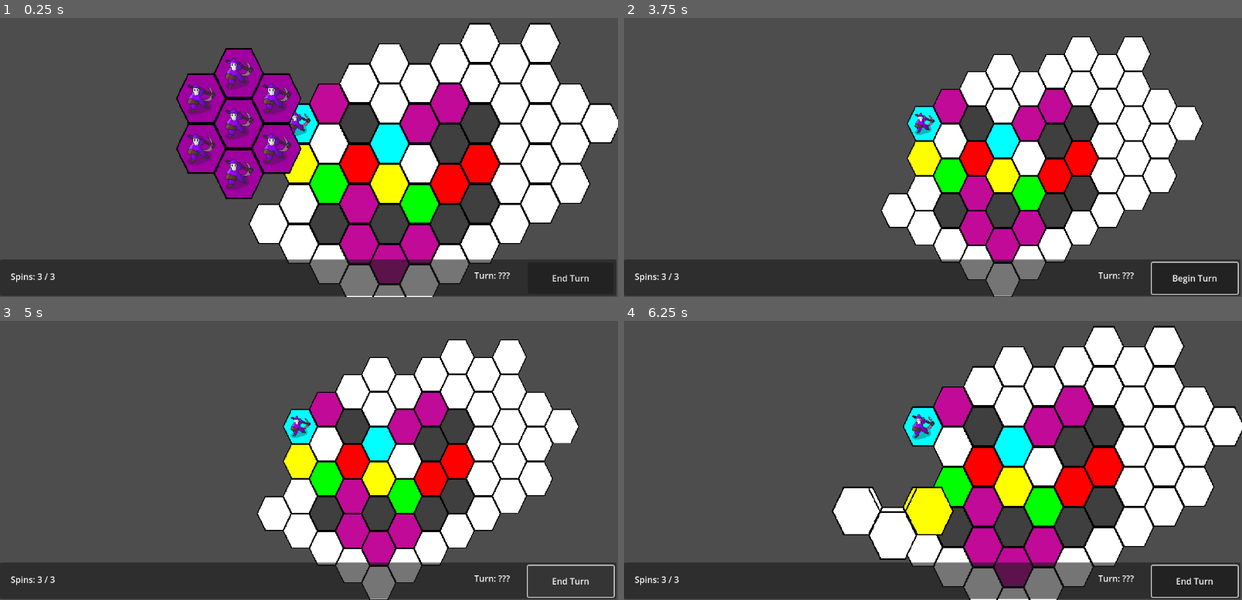
Above: before the commit, frames 1-4 (two rows, left to right).
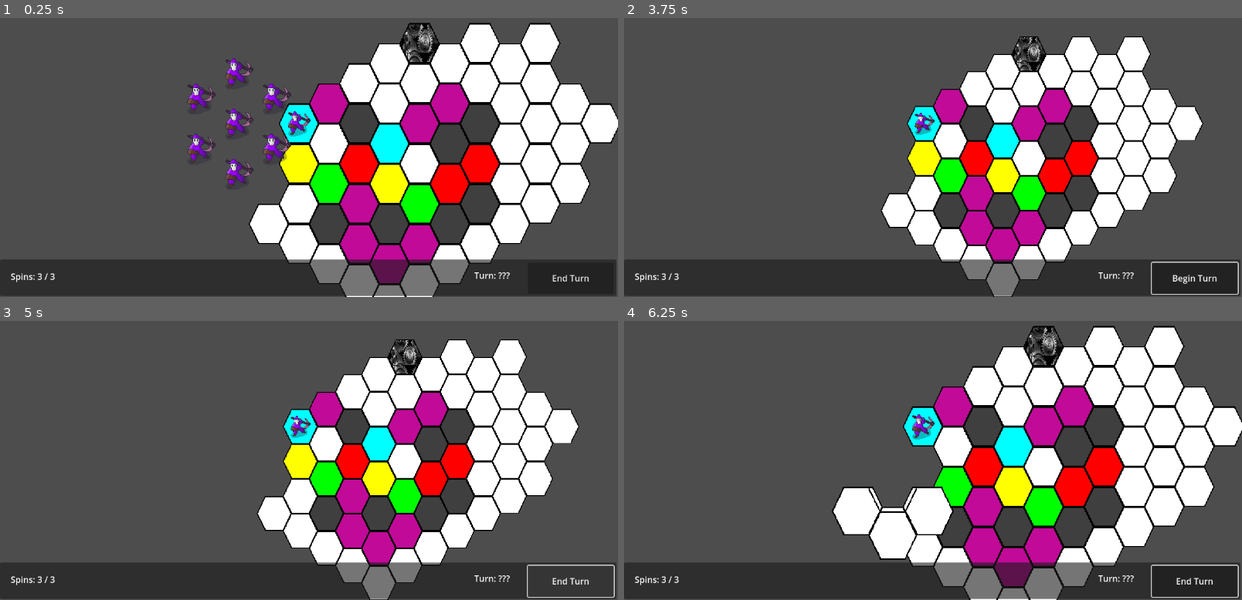
Above: after the commit, the same moments.

Repository: collin-wright1/pizza-jam
Game: Godot game, scene res://scenes/test_area.tscn
Same seed, same stepped clock (60 frames per second), same inputs: the game is played once before the commit and once after it.
Inputs (mouse positions are in pixels of both pictures, inside the frame that each line leads up to):
- Up to frame 1 (0.25 s): no input
- Up to frame 2 (3.75 s): click "End Turn" at 0.5 s; tap Enter (ui_accept) at 1.25, 1.52, 2, 3.5 s; move the mouse to (1068, 107) at 1.27 s; hold Right (rotate_right) 1.28-2 s; hold Middle mouse button (move_camera) 1.28-2 s; click (1068, 107) at 1.42 s; drag from (809, 140) to (902, 193) at 2.02 s; click "Begin Turn" at 2.75 s; move the mouse to (994, 45) at 3.52 s; hold Right (rotate_right) from 3.53 s (still down); tap Mouse wheel down (zoom_out) at 3.6 s; click (994, 45) at 3.67 s
- Up to frame 3 (5 s): release Right (rotate_right) at 4.25 s; click "Begin Turn" at 4.25 s
- Up to frame 4 (6.25 s): tap Enter (ui_accept) at 5, 6.02 s; drag from (902, 496) to (747, 374) at 5.02 s; move the mouse to (1118, 477) at 5.77 s; hold Left (rotate_left) from 5.78 s (still down); tap Mouse wheel up (zoom_in) at 5.85 s; click (1118, 477) at 5.92 s

The runs differ from the first frame. In frame 1, 6.6% of the frame differs, in the area x 28-72%, y 1-65%; in frame 2, 0.4%; in frame 3, 0.4%; in frame 4, 1.5%.

Commit message:
New tileset added

Diff:
--- a/scenes/test_area.tscn
+++ b/scenes/test_area.tscn
@@ -1,7 +1,7 @@
 [gd_scene load_steps=23 format=4 uid="uid://b72wqoj6jd72s"]
 
 [ext_resource type="Script" path="res://scripts/test_area.gd" id="1_ksqw7"]
-[ext_resource type="Texture2D" uid="uid://cd12eydfhe43q" path="res://sprites/tilemap.png" id="2_o6lid"]
+[ext_resource type="Texture2D" uid="uid://swgnuwd8ie1y" path="res://sprites/hexes.png" id="2_kp7va"]
 [ext_resource type="Texture2D" uid="uid://dluke1tljdocb" path="res://sprites/hexagon.png" id="3_wplyi"]
 [ext_resource type="Script" path="res://scripts/camera_controller.gd" id="4_1nbqs"]
 [ext_resource type="Texture2D" uid="uid://dtqovca3rbpnw" path="res://sprites/mousemagewip.png" id="4_16s7s"]
@@ -11,30 +11,15 @@
 [ext_resource type="Script" path="res://scripts/states/player_turn.gd" id="7_i7f5i"]
 [ext_resource type="Script" path="res://scripts/states/ai_turn.gd" id="8_p8aru"]
 
-[sub_resource type="TileSetAtlasSource" id="TileSetAtlasSource_4wao0"]
-texture = ExtResource("2_o6lid")
-margins = Vector2i(0, 4)
-texture_region_size = Vector2i(56, 48)
+[sub_resource type="TileSetAtlasSource" id="TileSetAtlasSource_ixb2q"]
+texture = ExtResource("2_kp7va")
+texture_region_size = Vector2i(100, 100)
+0:0/0 = 0
 1:0/0 = 0
 2:0/0 = 0
 3:0/0 = 0
 4:0/0 = 0
 5:0/0 = 0
-0:1/0 = 0
-1:1/0 = 0
-2:1/0 = 0
-3:1/0 = 0
-4:1/0 = 0
-5:1/0 = 0
-0:2/0 = 0
-1:2/0 = 0
-2:2/0 = 0
-3:2/0 = 0
-0:3/0 = 0
-1:3/0 = 0
-2:3/0 = 0
-3:3/0 = 0
-0:0/0 = 0
 
 [sub_resource type="TileSetAtlasSource" id="TileSetAtlasSource_5wxjy"]
 texture = ExtResource("3_wplyi")
@@ -61,28 +46,21 @@
 tile_shape = 3
 tile_offset_axis = 1
 tile_size = Vector2i(100, 100)
-sources/1 = SubResource("TileSetAtlasSource_4wao0")
 sources/2 = SubResource("TileSetAtlasSource_5wxjy")
+sources/0 = SubResource("TileSetAtlasSource_ixb2q")
 
 [sub_resource type="SegmentShape2D" id="SegmentShape2D_5pmh6"]
 b = Vector2(0, 300)
 
-[sub_resource type="TileSetAtlasSource" id="TileSetAtlasSource_blh00"]
-texture = ExtResource("2_o6lid")
-margins = Vector2i(0, 4)
-texture_region_size = Vector2i(56, 48)
-0:0/next_alternative_id = 3
-0:0/0 = 0
-0:0/1 = 1
-0:0/1/modulate = Color(0.47653, 0, 0.220696, 1)
-0:0/2 = 2
+[sub_resource type="TileSetAtlasSource" id="TileSetAtlasSource_7p6gv"]
+texture = ExtResource("2_kp7va")
+texture_region_size = Vector2i(100, 100)
+0:0/0 = 0
 1:0/0 = 0
 2:0/0 = 0
 3:0/0 = 0
-0:1/0 = 0
-1:1/0 = 0
-2:1/0 = 0
-3:1/0 = 0
+4:0/0 = 0
+5:0/0 = 0
 
 [sub_resource type="TileSetAtlasSource" id="TileSetAtlasSource_3mddg"]
 texture = ExtResource("3_wplyi")
@@ -109,8 +87,8 @@
 tile_shape = 3
 tile_offset_axis = 1
 tile_size = Vector2i(100, 100)
-sources/0 = SubResource("TileSetAtlasSource_blh00")
-sources/1 = SubResource("TileSetAtlasSource_3mddg")
+sources/0 = SubResource("TileSetAtlasSource_7p6gv")
+sources/2 = SubResource("TileSetAtlasSource_3mddg")
 
 [sub_resource type="CircleShape2D" id="CircleShape2D_qhtdw"]
 radius = 126.695
@@ -195,7 +173,7 @@
 script = ExtResource("1_ksqw7")
 
 [node name="TileMapLayer" type="TileMapLayer" parent="."]
-tile_map_data = PackedByteArray("AAABAAAAAgAAAAAAAwAAAAEAAgA …(816 unchanged characters)… AAAAAAAABAP//AgAAAAAAAgAAAAAAAgAAAAAAAAA=")
+tile_map_data = PackedByteArray("AAABAAAAAgAAAAAAAwAAAAEAAgA …(816 unchanged characters)… AAAAAAAABAP//AgAAAAAAAgAAAAAAAgAAAAAAAAADAP3/AAAEAAAAAAA=")
 tile_set = SubResource("TileSet_8g7c7")
 
 [node name="Camera2D" type="Camera2D" parent="."]
--- a/scripts/test_area.gd
+++ b/scripts/test_area.gd
@@ -55,7 +55,7 @@
 
 						visual_map.clear()
 						#center
-						visual_map.set_cell(Vector2i.ZERO,1,Vector2i.ZERO,map.get_cell_alternative_tile(clicked_tile))
+						visual_map.set_cell(Vector2i.ZERO,map.get_cell_source_id(clicked_tile),map.get_cell_atlas_coords(clicked_tile),map.get_cell_alternative_tile(clicked_tile))
 						rotated_characters.append(get_character_on_tile(clicked_tile))
 						if get_character_on_tile(clicked_tile) != null:
 							visual.get_node("RotateHolder").get_child(0).texture = get_character_on_tile(clicked_tile).get_node_or_null("Sprite2D").texture
@@ -65,7 +65,7 @@
 						#t
 						surrounding_tile = (Vector2i(clicked_tile.x,clicked_tile.y-1))
 						rotated_characters.append(get_character_on_tile(surrounding_tile))
-						visual_map.set_cell(surrounding_tile - clicked_tile,1,Vector2i.ZERO,map.get_cell_alternative_tile(surrounding_tile))
+						visual_map.set_cell(surrounding_tile - clicked_tile,map.get_cell_source_id(surrounding_tile),map.get_cell_atlas_coords(surrounding_tile),map.get_cell_alternative_tile(surrounding_tile))
 						if get_character_on_tile(surrounding_tile) != null:
 							visual.get_node("RotateHolder").get_child(1).texture = get_character_on_tile(surrounding_tile).get_node("Sprite2D").texture
 							visual.get_node("RotateHolder").get_child(1).rotation = get_character_on_tile(surrounding_tile).rotation
@@ -74,7 +74,7 @@
 						#tr
 						surrounding_tile=(Vector2i(clicked_tile.x+1,clicked_tile.y-1))
 						rotated_characters.append(get_character_on_tile(surrounding_tile))
-						visual_map.set_cell(surrounding_tile-clicked_tile,1,Vector2i.ZERO,map.get_cell_alternative_tile(surrounding_tile))
+						visual_map.set_cell(surrounding_tile-clicked_tile,map.get_cell_source_id(surrounding_tile),map.get_cell_atlas_coords(surrounding_tile),map.get_cell_alternative_tile(surrounding_tile))
 						if get_character_on_tile(surrounding_tile) != null:
 							visual.get_node("RotateHolder").get_child(2).texture = get_character_on_tile(surrounding_tile).get_node("Sprite2D").texture
 							visual.get_node("RotateHolder").get_child(2).rotation = get_character_on_tile(surrounding_tile).rotation
@@ -83,7 +83,7 @@
 						#br
 						surrounding_tile=(Vector2i(clicked_tile.x+1,clicked_tile.y))
 						rotated_characters.append(get_character_on_tile(surrounding_tile))
-						visual_map.set_cell(surrounding_tile-clicked_tile,1,Vector2i.ZERO,map.get_cell_alternative_tile(surrounding_tile))
+						visual_map.set_cell(surrounding_tile-clicked_tile,1,map.get_cell_atlas_coords(surrounding_tile),map.get_cell_alternative_tile(surrounding_tile))
 						if get_character_on_tile(surrounding_tile) != null:
 							visual.get_node("RotateHolder").get_child(3).texture = get_character_on_tile(surrounding_tile).get_node("Sprite2D").texture
 							visual.get_node("RotateHolder").get_child(3).rotation = get_character_on_tile(surrounding_tile).rotation
@@ -92,7 +92,7 @@
 						#b
 						surrounding_tile=(Vector2i(clicked_tile.x,clicked_tile.y+1))
 						rotated_characters.append(get_character_on_tile(surrounding_tile))
-						visual_map.set_cell(surrounding_tile-clicked_tile,1,Vector2i.ZERO,map.get_cell_alternative_tile(surrounding_tile))
+						visual_map.set_cell(surrounding_tile-clicked_tile,map.get_cell_source_id(surrounding_tile),map.get_cell_atlas_coords(surrounding_tile),map.get_cell_alternative_tile(surrounding_tile))
 						if get_character_on_tile(surrounding_tile) != null:
 							visual.get_node("RotateHolder").get_child(4).texture = get_character_on_tile(surrounding_tile).get_node("Sprite2D").texture
 							visual.get_node("RotateHolder").get_child(4).rotation = get_character_on_tile(surrounding_tile).rotation
@@ -101,7 +101,7 @@
 						#bl
 						surrounding_tile=(Vector2i(clicked_tile.x-1,clicked_tile.y))
 						rotated_characters.append(get_character_on_tile(surrounding_tile))
-						visual_map.set_cell(surrounding_tile-clicked_tile,1,Vector2i.ZERO,map.get_cell_alternative_tile(surrounding_tile))
+						visual_map.set_cell(surrounding_tile-clicked_tile,map.get_cell_source_id(surrounding_tile),map.get_cell_atlas_coords(surrounding_tile),map.get_cell_alternative_tile(surrounding_tile))
 						if get_character_on_tile(surrounding_tile) != null:
 							visual.get_node("RotateHolder").get_child(5).texture = get_character_on_tile(surrounding_tile).get_node("Sprite2D").texture
 							visual.get_node("RotateHolder").get_child(5).rotation = get_character_on_tile(surrounding_tile).rotation
@@ -110,7 +110,7 @@
 						#tl
 						surrounding_tile=(Vector2i(clicked_tile.x-1,clicked_tile.y-1))
 						rotated_characters.append(get_character_on_tile(surrounding_tile))
-						visual_map.set_cell(surrounding_tile-clicked_tile,1,Vector2i.ZERO,map.get_cell_alternative_tile(surrounding_tile))
+						visual_map.set_cell(surrounding_tile-clicked_tile,map.get_cell_source_id(surrounding_tile),map.get_cell_atlas_coords(surrounding_tile),map.get_cell_alternative_tile(surrounding_tile))
 						if get_character_on_tile(surrounding_tile) != null:
 							visual.get_node("RotateHolder").get_child(6).texture = get_character_on_tile(surrounding_tile).get_node("Sprite2D").texture
 							visual.get_node("RotateHolder").get_child(6).rotation = get_character_on_tile(surrounding_tile).rotation
@@ -122,7 +122,7 @@
 						#center
 						rotated_characters.append(get_character_on_tile(clicked_tile))
 
-						visual_map.set_cell(Vector2i.ZERO,1,Vector2i.ZERO,map.get_cell_alternative_tile(clicked_tile))
+						visual_map.set_cell(Vector2i.ZERO,map.get_cell_source_id(clicked_tile),map.get_cell_atlas_coords(clicked_tile),map.get_cell_alternative_tile(clicked_tile))
 						if get_character_on_tile(clicked_tile) != null:
 							visual.get_node("RotateHolder").get_child(0).texture = get_character_on_tile(clicked_tile).get_node_or_null("Sprite2D").texture
 							visual.get_node("RotateHolder").get_child(0).rotation = get_character_on_tile(clicked_tile).rotation
@@ -132,7 +132,7 @@
 
 						#t
 						surrounding_tile = (Vector2i(clicked_tile.x,clicked_tile.y-1))
-						visual_map.set_cell(surrounding_tile - clicked_tile,1,Vector2i.ZERO,map.get_cell_alternative_tile(surrounding_tile))
+						visual_map.set_cell(surrounding_tile - clicked_tile,map.get_cell_source_id(surrounding_tile),map.get_cell_atlas_coords(surrounding_tile),map.get_cell_alternative_tile(surrounding_tile))
 						rotated_characters.append(get_character_on_tile(surrounding_tile))
 						if get_character_on_tile(surrounding_tile) != null:
 							visual.get_node("RotateHolder").get_child(1).texture = get_character_on_tile(surrounding_tile).get_node_or_null("Sprite2D").texture
@@ -142,7 +142,7 @@
 
 						#tr
 						surrounding_tile=(Vector2i(clicked_tile.x+1,clicked_tile.y))
-						visual_map.set_cell(Vector2i(surrounding_tile.x-clicked_tile.x,surrounding_tile.y-clicked_tile.y-1),1,Vector2i.ZERO,map.get_cell_alternative_tile(surrounding_tile))
+						visual_map.set_cell(Vector2i(surrounding_tile.x-clicked_tile.x,surrounding_tile.y-clicked_tile.y-1),map.get_cell_source_id(surrounding_tile),map.get_cell_atlas_coords(surrounding_tile),map.get_cell_alternative_tile(surrounding_tile))
 						rotated_characters.append(get_character_on_tile(surrounding_tile))
 						if get_character_on_tile(surrounding_tile) != null:
 							visual.get_node("RotateHolder").get_child(2).texture = get_character_on_tile(surrounding_tile).get_node_or_null("Sprite2D").texture
@@ -151,7 +151,7 @@
 							visual.get_node("RotateHolder").get_child(2).texture = null
 						#br
 						surrounding_tile=(Vector2i(clicked_tile.x+1,clicked_tile.y+1))
-						visual_map.set_cell(Vector2i(surrounding_tile.x-clicked_tile.x,surrounding_tile.y-clicked_tile.y-1),1,Vector2i.ZERO,map.get_cell_alternative_tile(surrounding_tile))
+						visual_map.set_cell(Vector2i(surrounding_tile.x-clicked_tile.x,surrounding_tile.y-clicked_tile.y-1),map.get_cell_source_id(surrounding_tile),map.get_cell_atlas_coords(surrounding_tile),map.get_cell_alternative_tile(surrounding_tile))
 						rotated_characters.append(get_character_on_tile(surrounding_tile))
 						if get_character_on_tile(surrounding_tile) != null:
 							visual.get_node("RotateHolder").get_child(3).texture = get_character_on_tile(surrounding_tile).get_node_or_null("Sprite2D").texture
@@ -160,7 +160,7 @@
 							visual.get_node("RotateHolder").get_child(3).texture = null
 						#b
 						surrounding_tile=(Vector2i(clicked_tile.x,clicked_tile.y+1))
-						visual_map.set_cell(surrounding_tile-clicked_tile,1,Vector2i.ZERO,map.get_cell_alternative_tile(surrounding_tile))
+						visual_map.set_cell(surrounding_tile-clicked_tile,map.get_cell_source_id(surrounding_tile),map.get_cell_atlas_coords(surrounding_tile),map.get_cell_alternative_tile(surrounding_tile))
 
 						rotated_characters.append(get_character_on_tile(surrounding_tile))
 						if get_character_on_tile(surrounding_tile) != null:
@@ -170,7 +170,7 @@
 							visual.get_node("RotateHolder").get_child(4).texture = null
 						#bl
 						surrounding_tile=(Vector2i(clicked_tile.x-1,clicked_tile.y+1))
-						visual_map.set_cell(Vector2i(surrounding_tile.x-clicked_tile.x,surrounding_tile.y-clicked_tile.y-1),1,Vector2i.ZERO,map.get_cell_alternative_tile(surrounding_tile))
+						visual_map.set_cell(Vector2i(surrounding_tile.x-clicked_tile.x,surrounding_tile.y-clicked_tile.y-1),map.get_cell_source_id(surrounding_tile),map.get_cell_atlas_coords(surrounding_tile),map.get_cell_alternative_tile(surrounding_tile))
 						rotated_characters.append(get_character_on_tile(surrounding_tile))
 						if get_character_on_tile(surrounding_tile) != null:
 							visual.get_node("RotateHolder").get_child(5).texture = get_character_on_tile(surrounding_tile).get_node_or_null("Sprite2D").texture
@@ -179,7 +179,7 @@
 							visual.get_node("RotateHolder").get_child(5).texture = null
 						#tl
 						surrounding_tile=(Vector2i(clicked_tile.x-1,clicked_tile.y))
-						visual_map.set_cell(Vector2i(surrounding_tile.x-clicked_tile.x,surrounding_tile.y-clicked_tile.y-1),1,Vector2i.ZERO,map.get_cell_alternative_tile(surrounding_tile))
+						visual_map.set_cell(Vector2i(surrounding_tile.x-clicked_tile.x,surrounding_tile.y-clicked_tile.y-1),map.get_cell_source_id(surrounding_tile),map.get_cell_atlas_coords(surrounding_tile),map.get_cell_alternative_tile(surrounding_tile))
 						rotated_characters.append(get_character_on_tile(surrounding_tile))
 						if get_character_on_tile(surrounding_tile) != null:
 							visual.get_node("RotateHolder").get_child(6).texture = get_character_on_tile(surrounding_tile).get_node_or_null("Sprite2D").texture
@@ -211,43 +211,43 @@
 			rotated_characters[i].global_rotation_degrees = $Visualmap/RotateHolder.get_child(i).global_rotation_degrees
 			rotated_characters[i].rotation_degrees = roundf(snapped(rotated_characters[i].rotation_degrees,60))
 
-			print(rotated_characters[i].rotation_degrees)
+			#print(rotated_characters[i].rotation_degrees)
 	if selected_tile.x % 2 == 0:
 		#surrounding_tile = (Vector2i(selected_tile.x,selected_tile.y-1))
-		map.set_cell(Vector2i(selected_tile.x,selected_tile.y-1),2,Vector2i.ZERO,new_tile_array[0])
+		map.set_cell(Vector2i(selected_tile.x,selected_tile.y-1),0,new_tile_array[0],0)
 		#tr
 		#surrounding_tile=(Vector2i(clicked_tile.x+1,clicked_tile.y-1))
-		map.set_cell(Vector2i(selected_tile.x+1,selected_tile.y-1),2,Vector2i.ZERO,new_tile_array[1])
+		map.set_cell(Vector2i(selected_tile.x+1,selected_tile.y-1),0,new_tile_array[1],0)
 		#br
 		#surrounding_tile=(Vector2i(clicked_tile.x+1,clicked_tile.y))
-		map.set_cell(Vector2i(selected_tile.x+1,selected_tile.y),2,Vector2i.ZERO,new_tile_array[2])
+		map.set_cell(Vector2i(selected_tile.x+1,selected_tile.y),0,new_tile_array[2],0)
 		#b
 		#surrounding_tile=(Vector2i(clicked_tile.x,clicked_tile.y+1))
-		map.set_cell(Vector2i(selected_tile.x,selected_tile.y+1),2,Vector2i.ZERO,new_tile_array[3])		#bl
+		map.set_cell(Vector2i(selected_tile.x,selected_tile.y+1),0,new_tile_array[3],0)		#bl
 		#surrounding_tile=(Vector2i(clicked_tile.x-1,clicked_tile.y))
-		map.set_cell(Vector2i(selected_tile.x-1,selected_tile.y),2,Vector2i.ZERO,new_tile_array[4])
+		map.set_cell(Vector2i(selected_tile.x-1,selected_tile.y),0,new_tile_array[4],0)
 		#tl
 		#surrounding_tile=(Vector2i(clicked_tile.x-1,clicked_tile.y-1))
-		map.set_cell(Vector2i(selected_tile.x-1,selected_tile.y-1),2,Vector2i.ZERO,new_tile_array[5])
+		map.set_cell(Vector2i(selected_tile.x-1,selected_tile.y-1),0,new_tile_array[5],0)
 	else:
 		#t
 		#surrounding_tile = (Vector2i(clicked_tile.x,clicked_tile.y-1))
-		map.set_cell(Vector2i(selected_tile.x,selected_tile.y-1),2,Vector2i.ZERO,new_tile_array[0])
+		map.set_cell(Vector2i(selected_tile.x,selected_tile.y-1),0,new_tile_array[0],0)
 		#tr
 		#surrounding_tile=(Vector2i(clicked_tile.x+1,clicked_tile.y))
-		map.set_cell(Vector2i(selected_tile.x+1,selected_tile.y),2,Vector2i.ZERO,new_tile_array[1])
+		map.set_cell(Vector2i(selected_tile.x+1,selected_tile.y),0,new_tile_array[1],0)
 		#br
 		#surrounding_tile=(Vector2i(clicked_tile.x+1,clicked_tile.y+1))
-		map.set_cell(Vector2i(selected_tile.x+1,selected_tile.y+1),2,Vector2i.ZERO,new_tile_array[2])
+		map.set_cell(Vector2i(selected_tile.x+1,selected_tile.y+1),0,new_tile_array[2],0)
 		#b
 		#surrounding_tile=(Vector2i(clicked_tile.x,clicked_tile.y+1))
-		map.set_cell(Vector2i(selected_tile.x,selected_tile.y+1),2,Vector2i.ZERO,new_tile_array[3])
+		map.set_cell(Vector2i(selected_tile.x,selected_tile.y+1),0,new_tile_array[3],0)
 		#bl
 		#surrounding_tile=(Vector2i(clicked_tile.x-1,clicked_tile.y+1))
-		map.set_cell(Vector2i(selected_tile.x-1,selected_tile.y+1),2,Vector2i.ZERO,new_tile_array[4])
+		map.set_cell(Vector2i(selected_tile.x-1,selected_tile.y+1),0,new_tile_array[4],0)
 		#tl
 		#surrounding_tile=(Vector2i(clicked_tile.x-1,clicked_tile.y))
-		map.set_cell(Vector2i(selected_tile.x-1,selected_tile.y),2,Vector2i.ZERO,new_tile_array[5])
+		map.set_cell(Vector2i(selected_tile.x-1,selected_tile.y),0,new_tile_array[5],0)
 
 
 
--- a/scripts/visualmap.gd
+++ b/scripts/visualmap.gd
@@ -62,11 +62,11 @@
 	var surrounding_tiles = [Vector2i(0,-1),Vector2i(1,-1),Vector2i(1,0),Vector2i(0,1),Vector2i(-1,0),Vector2i(-1,-1)]
 	var original_tiles = []
 	for vector in surrounding_tiles:
-		original_tiles.append(visual_selection.get_cell_alternative_tile(vector))
+		original_tiles.append(visual_selection.get_cell_atlas_coords(vector))
 	original_tiles.push_front(original_tiles.pop_at(-1))
 	var count = 0
 	for vector in surrounding_tiles:
-		visual_selection.set_cell(vector,1,Vector2i.ZERO,original_tiles[count])
+		visual_selection.set_cell(vector,0,original_tiles[count],0)
 		count +=1
 	get_parent().apply_rotation(original_tiles)
 	$AnimationPlayer.play("lower_down")
